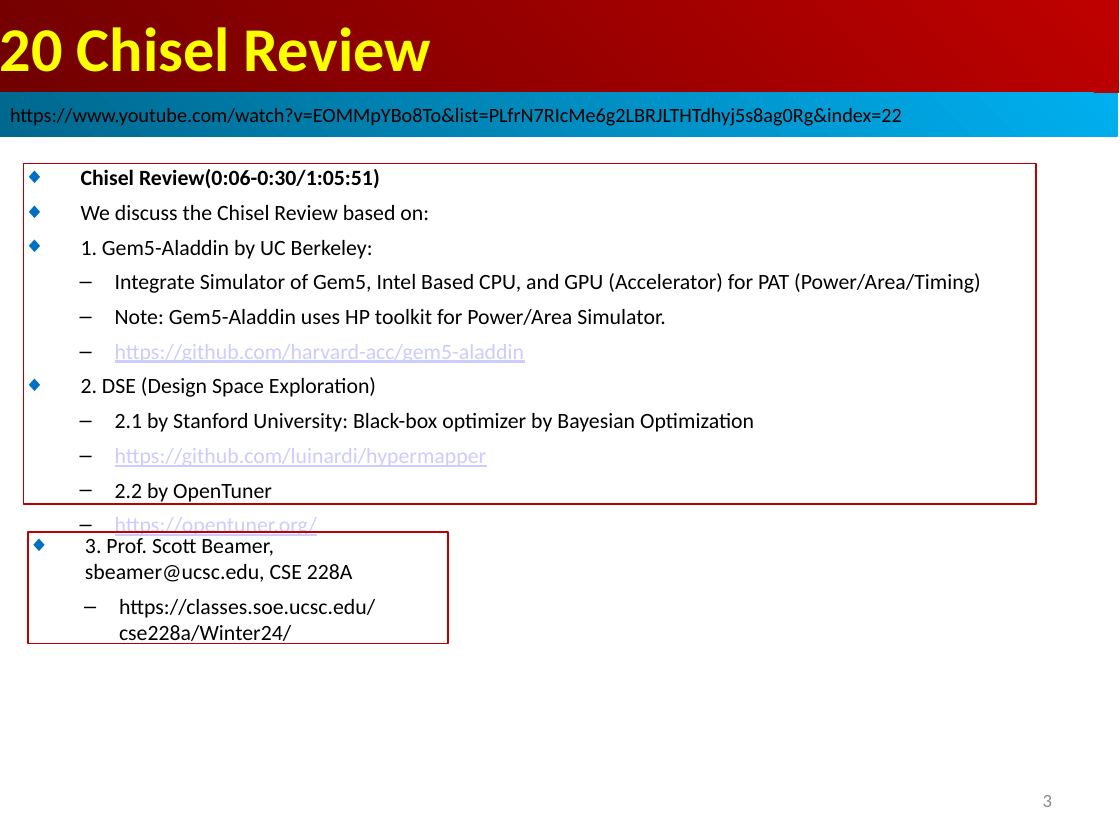
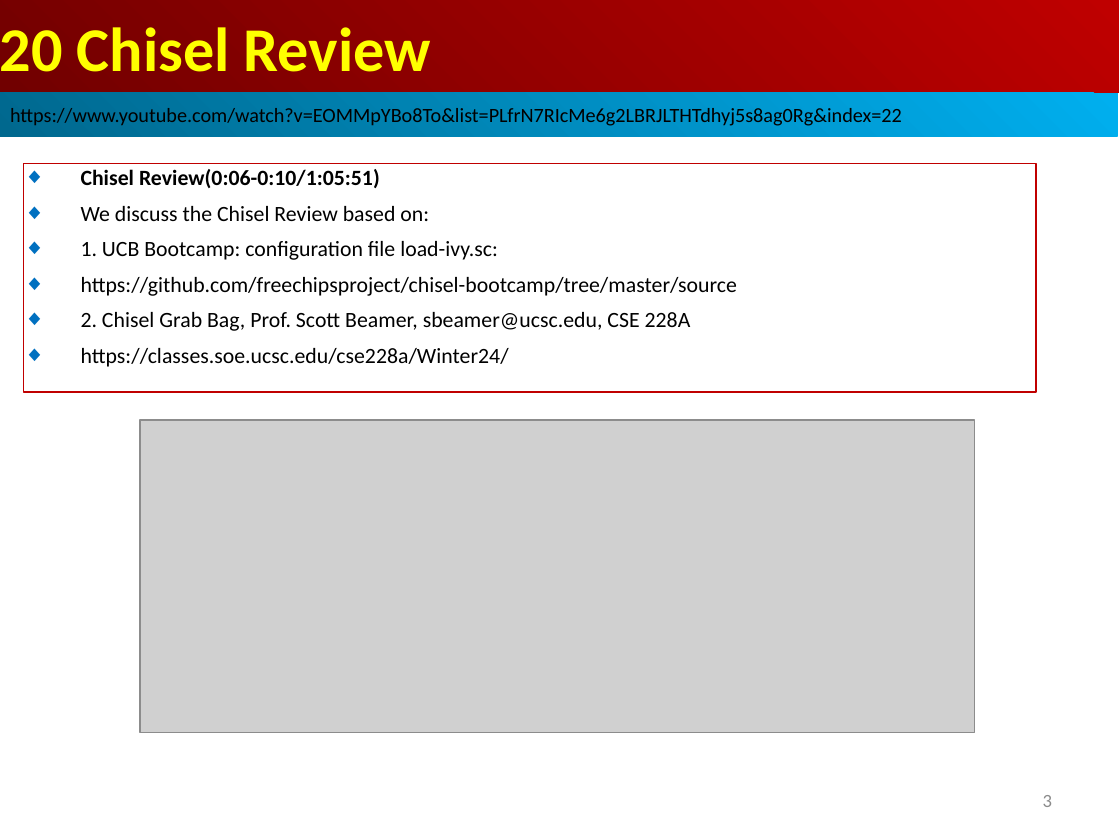
Before and after one commit to peterhchen/AIU_CS800_Chisel, a slide deck: slide 3 of 500_UCSC_HWD/020_Rev/000_Video/020.Rev.ppt. Drawn at 1120x840 pixels with LibreOffice and Linux fonts; fonts in the diff are those of the drawing; grey boxes stand for pictures. Boxes give left, top, right and bottom in pixels: in the first picture for what was removed or moved away, otherwise in the second. Text is boxed around its words. In the diff, an @@ line names an element or a change of style, - is before the commit and + after.

```diff
--- a/500_UCSC_HWD/020_Rev/000_Video/020.Rev.ppt
+++ b/500_UCSC_HWD/020_Rev/000_Video/020.Rev.ppt
@@ rectangle "Chisel Review(0:06-0:10/1:05:51)": place and size @@
-rectangle "Chisel Review(0:06-0:10/1:05:51)" at <box>24,164,1036,504</box>
+rectangle "Chisel Review(0:06-0:10/1:05:51)" at <box>24,164,1036,392</box>
@@ text in rectangle at <box>81,169,380,188</box>: text changed @@
-◆ Chisel Review(0:06-0:30/1:05:51)
+◆ Chisel Review(0:06-0:10/1:05:51)
@@ text in rectangle at <box>81,241,737,367</box>: text changed @@
-◆ 1. Gem5-Aladdin by UC Berkeley:
-  – Integrate Simulator of Gem5, Intel Based CPU, and GPU (Accelerator) for PAT (Power/Area/Timing)
-  – Note: Gem5-Aladdin uses HP toolkit for Power/Area Simulator.
-  – https://github.com/harvard-acc/gem5-aladdin
-◆ 2. DSE (Design Space Exploration)
-  – 2.1 by Stanford University: Black-box optimizer by Bayesian Optimization
-  – https://github.com/luinardi/hypermapper
-  – 2.2 by OpenTuner
-  – https://opentuner.org/
+◆ 1. UCB Bootcamp: configuration file load-ivy.sc:
+◆ https://github.com/freechipsproject/chisel-bootcamp/tree/master/source
+◆ 2. Chisel Grab Bag, Prof. Scott Beamer, sbeamer@ucsc.edu, CSE 228A
+◆ https://classes.soe.ucsc.edu/cse228a/Winter24/
@@ picture added at <box>140,420,974,732</box> @@
@@ rectangle removed at <box>28,532,448,644</box> @@
-◆ 3. Prof. Scott Beamer, sbeamer@ucsc.edu, CSE 228A
-  – https://classes.soe.ucsc.edu/cse228a/Winter24/
```
Also in this commit, not shown: 4 other slides changed, 18 slides added.
